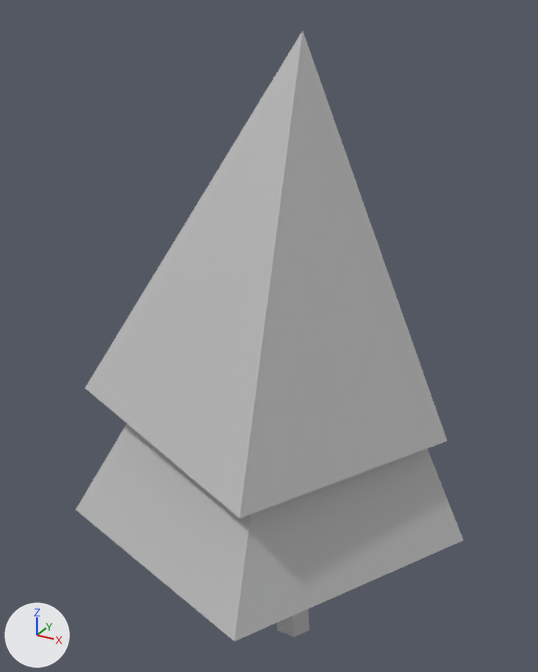
What one commit did to the FBX model Assets/Animation/Trees/Christmas/Christmas_Anim@IdleTall2.fbx.
Rendered twice from a 50 mm lens placed at (0.145, -0.292, 0.322), pointed at (-0.016, 0.001, 0.176). The axes (+X, +Y, +Z) are drawn at lower left. The lights are the same throughout.

The scene before the commit, as lines of its bpy script (objects in view):
```python
me_mesh_001 = bpy.data.meshes.new('Mesh.001')
me_mesh_001.from_pydata([(2.6, -0.2, -10.4), (-9.3, -0.8, -6.4), (-9.3, -0.8, 6.4), (2.6, -0.2, 10.4), (8.9, -0.2, 0.0), (0.0, 18.0, 0.0)], [], [(4, 1, 0), (1, 4, 2), (2, 4, 3), (0, 1, 5), (1, 2, 5), (2, 3, 5), (3, 4, 5), (4, 0, 5)])
me_mesh_001.materials.append(mat_phong1)  # grey #bcbcbc
me_mesh_002 = bpy.data.meshes.new('Mesh.002')
me_mesh_002.from_pydata([(2.4, -1.3, -9.5), (-8.3, -0.1, -5.8), (-8.3, -0.1, 5.8), (2.4, -1.3, 9.5), (7.6, -1.5, 0.0), (0.0, 15.5, 0.0)], [], [(4, 1, 0), (1, 4, 2), (2, 4, 3), (0, 1, 5), (1, 2, 5), (2, 3, 5), (3, 4, 5), (4, 0, 5)])
me_mesh_002.materials.append(mat_phong1)  # grey #bcbcbc
ob_leaves_1 = bpy.data.objects.new('Leaves_1', me_mesh_001)
ob_leaves_1.parent = ob_christmas_trunk
ob_leaves_1.location = (0.0, 9.583, 0.0)
ob_leaves_2 = bpy.data.objects.new('Leaves_2', me_mesh_002)
ob_leaves_2.parent = ob_leaves_1
ob_leaves_2.location = (0.0, 6.277, 0.0)
```
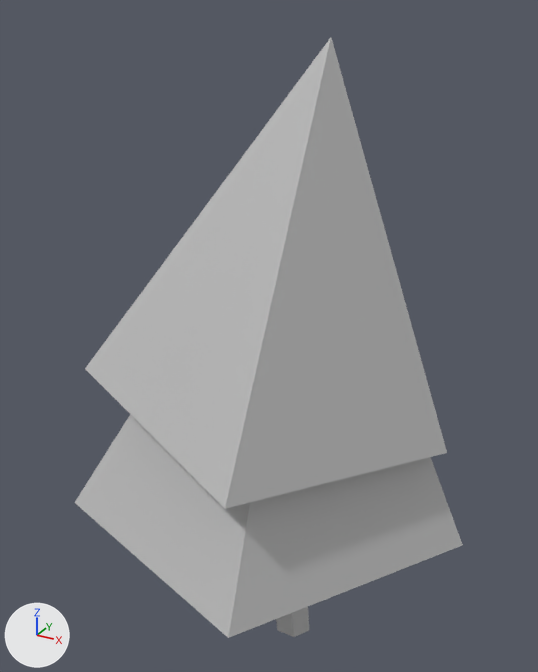
What differs and where, as boxes [x1, y1, x2, y2] in the pictures (538 x 672 px):
'Leaves_2', turned, rescaled
    before: [85, 31, 447, 518]
    after: [85, 38, 447, 509]
'Leaves_1', turned, rescaled
    before: [76, 424, 463, 641]
    after: [74, 414, 463, 638]

The change, as a list of edits to the scene's bpy script:
```text
Change ob_leaves_2:
    ob_leaves_2.rotation_euler: (0.0, 0.0, 0.0) -> (-0.035, -0.039, -0.0299)  # degrees (0, 0, 0) -> degrees (-2, -2.2, -1.7)
    ob_leaves_2.scale: (1.0, 1.0, 1.0) -> (1.01, 0.99, 1.01)
Change ob_leaves_1:
    ob_leaves_1.rotation_euler: (0.0, 0.0, 0.0) -> (-0.0196, -0.0211, -0.0153)  # degrees (0, 0, 0) -> degrees (-1.1, -1.2, -0.9)
    ob_leaves_1.scale: (1.0, 1.0, 1.0) -> (1.0, 0.997, 1.0)
```
